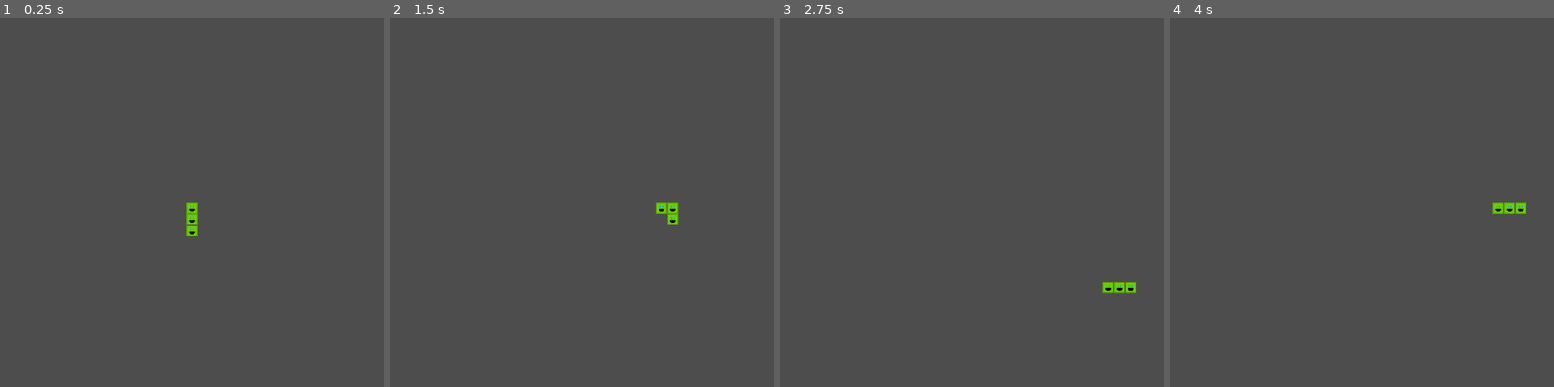
Above: before the commit, frames 1-4 (left to right).
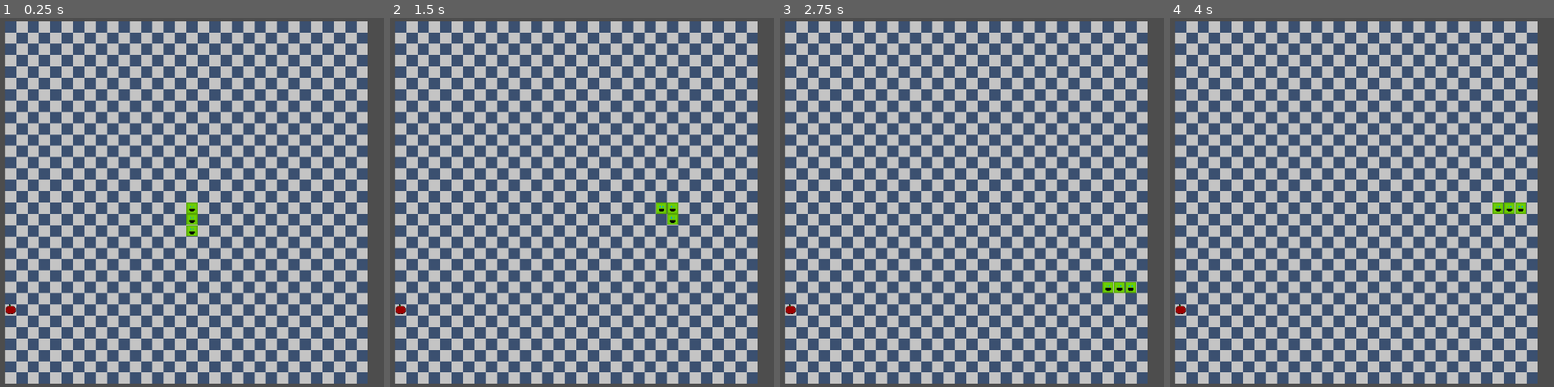
Above: after the commit, the same moments.

Repository: cash30/grid
Game: Godot game, scene res://Scenes/Main.tscn
The game is run twice, just before and just after one commit, with the same random seed, the same clock (stepped at 60 frames per second) and the same inputs.
Inputs (mouse positions are in pixels of both pictures, inside the frame that each line leads up to):
- Up to frame 1 (0.25 s): no input
- Up to frame 2 (1.5 s): tap Enter at 0.5 s; move the mouse to (731, 184) at 0.52 s; hold Right (right) 0.53-1.28 s; click (731, 184) at 0.6 s; move the mouse to (455, 220) at 1.27 s; hold Down (down) from 1.28 s (still down); click (455, 220) at 1.35 s
- Up to frame 3 (2.75 s): move the mouse to (1044, 121) at 2.02 s; release Down (down) at 2.03 s; hold Right (right) from 2.03 s (still down); click (1044, 121) at 2.1 s
- Up to frame 4 (4 s): move the mouse to (1335, 276) at 2.77 s; release Right (right) at 2.78 s; hold Up (up) 2.78-3.53 s; click (1335, 276) at 2.85 s; move the mouse to (outside the picture) at 3.52 s; hold Left (left) from 3.53 s (still down); click (outside the picture) at 3.6 s

The runs differ from the first frame. In frame 1, 92% of the frame differs, in the area x 1-96%, y 0-100%; in frame 2, 93%; in frame 3, 93%; in frame 4, 93%.

Commit message:
FINALLY FIX APPLE

Diff:
--- a/Scenes/Main.tscn
+++ b/Scenes/Main.tscn
@@ -13,7 +13,6 @@
 texture = ExtResource("1_r150o")
 
 [node name="Map2" type="Sprite2D" parent="."]
-visible = false
 z_index = -1
 position = Vector2(155, 165)
 scale = Vector2(10, 9.999999)
--- a/Scripts/main.gd
+++ b/Scripts/main.gd
@@ -32,6 +32,7 @@
 # Called when the node enters the scene tree for the first time.
 func _ready() -> void:
 	newGame()
+	add_child(appleInst)
 	#newApple()
 	pass # Replace with function body.
 
@@ -93,7 +94,7 @@
 	while makeNewApple:
 		makeNewApple = false
 		applePos = Vector2(randi_range(0, cells - 1), randi_range(0, cells - 1))
-		print(applePos)
+		print("apple pos: ", applePos)
 		#for i in snakeData:
 			#if applePos == i:
 				#makeNewApple = true
